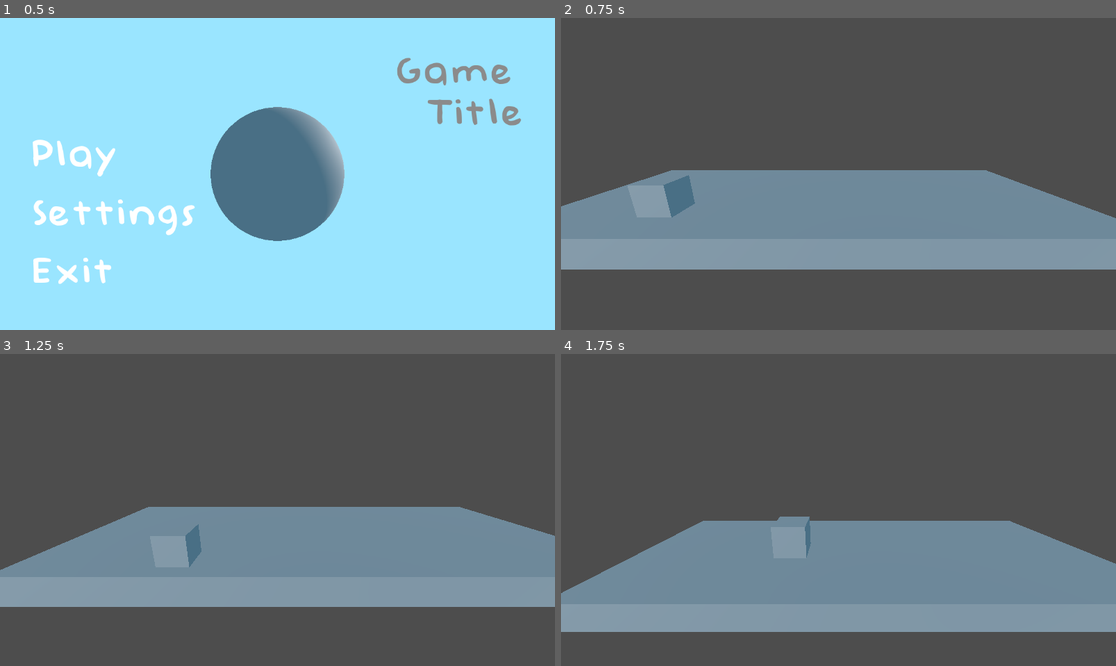
Above: before the commit, frames 1-4 (two rows, left to right).
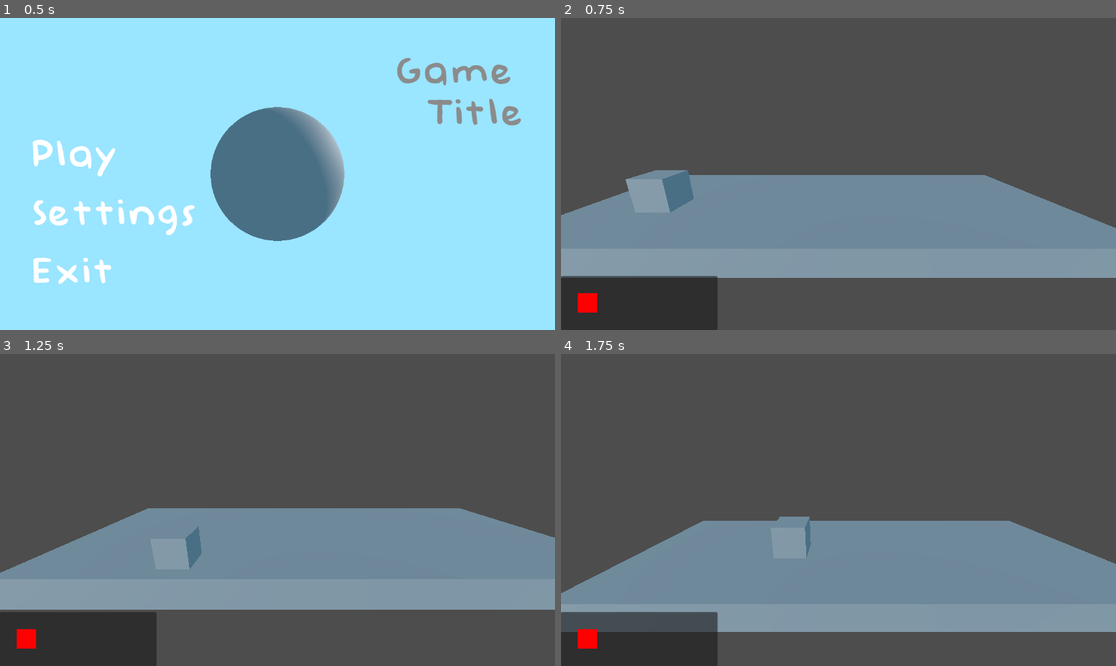
Above: after the commit, the same moments.

Repository: Nof-va/13dt1-nofo
Game: Godot game, scene res://Scenes/menu.tscn
Same seed, same stepped clock (60 frames per second), same inputs: the game is played once before the commit and once after it.
Inputs:
- Up to frame 1 (0.5 s): no input
- Up to frame 2 (0.75 s): click "Settings" at 0.5 s
- Up to frame 3 (1.25 s): no input
- Up to frame 4 (1.75 s): tap Enter (ui_accept) at 1.25, 1.52 s; hold D (move_right) from 1.28 s (still down); tap W (move_away) at 1.35 s

Frame 1 is identical in both runs. In frame 2, 9.2% of the frame differs, in the area x 0-100%, y 48-100%; in frame 3, 6.3%; in frame 4, 4.9%.
Error before the commit: Parse Error: Could not find type "Scene" in the current scope. (res://Scenes/gameplay.gd:3)

Commit message:
Hud and player death

Diff:
--- a/13dt1-as91907-project/Scenes/gameplay.gd
+++ /dev/null
@@ -1,17 +0,0 @@
-extends Node3D
-
-@export var player: Scene
-
-# Called when the node enters the scene tree for the first time.
-func _ready() -> void:
-	pass # Replace with function body.
-
-
-# Called every frame. 'delta' is the elapsed time since the previous frame.
-func _process(delta: float) -> void:
-
-	if player.position < 0:
-		Countlives.lives -1
-
-	if Countlives.lives -1:
-		get_tree().reload_current_scene()
--- a/13dt1-as91907-project/Scenes/gameplay.tscn
+++ b/13dt1-as91907-project/Scenes/gameplay.tscn
@@ -1,18 +1,21 @@
-[gd_scene load_steps=5 format=3 uid="uid://3t18mjro8ddi"]
+[gd_scene load_steps=6 format=3 uid="uid://3t18mjro8ddi"]
 
 [ext_resource type="PackedScene" uid="uid://qyvxj6m7bb1f" path="res://Scenes/playerbody.tscn" id="1_1bkrg"]
-[ext_resource type="Script" path="res://Scenes/gameplay.gd" id="1_ofcps"]
+[ext_resource type="Script" path="res://Scripts/gameplay.gd" id="1_ofcps"]
 
 [sub_resource type="BoxMesh" id="BoxMesh_l6dbt"]
 
 [sub_resource type="BoxShape3D" id="BoxShape3D_73yyx"]
 size = Vector3(19.3193, 1, 7.2934)
 
+[sub_resource type="BoxShape3D" id="BoxShape3D_1pbxc"]
+size = Vector3(44.0242, 2.41455, 35.9233)
+
 [node name="Node3D" type="Node3D"]
 script = ExtResource("1_ofcps")
 
 [node name="Node3D2" parent="." instance=ExtResource("1_1bkrg")]
-transform = Transform3D(1, 0, 0, 0, 1, 0, 0, 0, 1, -4.74864, 1.49905, 0)
+transform = Transform3D(1, 0, 0, 0, 1, 0, 0, 0, 1, -4.74864, 1.97683, 0)
 
 [node name="StaticBody3D" type="StaticBody3D" parent="."]
 transform = Transform3D(1, 0, 0, 0, 1, 0, 0, 0, 1, 0, 0, -2.67251)
@@ -28,3 +31,12 @@
 
 [node name="DirectionalLight3D" type="DirectionalLight3D" parent="."]
 transform = Transform3D(0.536563, 0.25173, -0.805439, 1.12812e-08, 0.95447, 0.298308, 0.84386, -0.160061, 0.512133, -7.45239, 7.95387, 12.1655)
+
+[node name="Area3D" type="Area3D" parent="."]
+transform = Transform3D(1, 0, 0, 0, 1, 0, 0, 0, 1, 0, -2.96975, 0)
+
+[node name="CollisionShape3D" type="CollisionShape3D" parent="Area3D"]
+transform = Transform3D(1, 0, 0, 0, 1, 0, 0, 0, 1, 3.48, 0.6, -0.598)
+shape = SubResource("BoxShape3D_1pbxc")
+
+[connection signal="body_entered" from="Area3D" to="Node3D2" method="_on_area_3d_body_entered"]
--- a/13dt1-as91907-project/Scenes/hud_hearts.tscn
+++ b/13dt1-as91907-project/Scenes/hud_hearts.tscn
@@ -1,48 +1,25 @@
-[gd_scene load_steps=2 format=3 uid="uid://cxh13coc00suo"]
+[gd_scene format=3 uid="uid://cxh13coc00suo"]
 
-[ext_resource type="Script" path="res://Scripts/hud_hearts.gd" id="1_8qrrh"]
+[node name="CanvasLayer" type="CanvasLayer"]
 
-[node name="Control" type="Control"]
-layout_mode = 3
-anchors_preset = 15
-anchor_right = 1.0
-anchor_bottom = 1.0
-grow_horizontal = 2
-grow_vertical = 2
-script = ExtResource("1_8qrrh")
-
-[node name="ColorRect" type="ColorRect" parent="."]
-layout_mode = 1
+[node name="Panel" type="Panel" parent="."]
 anchors_preset = 2
 anchor_top = 1.0
 anchor_bottom = 1.0
-offset_left = 57.0
-offset_top = -80.0
-offset_right = 97.0
-offset_bottom = -40.0
+offset_top = -112.0
+offset_right = 325.0
 grow_vertical = 0
+
+[node name="ColorRect" type="ColorRect" parent="."]
+anchors_preset = 8
+anchor_left = 0.5
+anchor_top = 0.5
+anchor_right = 0.5
+anchor_bottom = 0.5
+offset_left = -541.0
+offset_top = 248.0
+offset_right = -501.0
+offset_bottom = 288.0
+grow_horizontal = 2
+grow_vertical = 2
 color = Color(1, 0, 0, 1)
-
-[node name="ColorRect2" type="ColorRect" parent="."]
-layout_mode = 1
-anchors_preset = 2
-anchor_top = 1.0
-anchor_bottom = 1.0
-offset_left = 114.0
-offset_top = -80.0
-offset_right = 154.0
-offset_bottom = -40.0
-grow_vertical = 0
-color = Color(1, 0, 0, 1)
-
-[node name="ColorRect3" type="ColorRect" parent="."]
-layout_mode = 1
-anchors_preset = 2
-anchor_top = 1.0
-anchor_bottom = 1.0
-offset_left = 171.0
-offset_top = -80.0
-offset_right = 211.0
-offset_bottom = -40.0
-grow_vertical = 0
-color = Color(1, 0, 0, 1)
--- a/13dt1-as91907-project/Scenes/main_menu_background.tscn
+++ b/13dt1-as91907-project/Scenes/main_menu_background.tscn
@@ -1,19 +1,6 @@
 [gd_scene load_steps=6 format=3 uid="uid://ytmbd0mmgf1v"]
 
 [sub_resource type="GDScript" id="GDScript_gl4i6"]
-script/source = "extends Node3D
-
-@export var bg_anim: Node
-
-# Called when the node enters the scene tree for the first time.
-func _ready() -> void:
-	bg_anim.play(\"orbit-loop\") # Replace with function body.
-
-
-# Called every frame. 'delta' is the elapsed time since the previous frame.
-func _process(delta: float) -> void:
-	pass
-"
 
 [sub_resource type="SphereMesh" id="SphereMesh_vsxmx"]
 
@@ -56,9 +43,8 @@
 "orbit-loop": SubResource("Animation_85v7j")
 }
 
-[node name="Node3D" type="Node3D" node_paths=PackedStringArray("bg_anim")]
+[node name="Node3D" type="Node3D"]
 script = SubResource("GDScript_gl4i6")
-bg_anim = NodePath("DirectionalLight3D/AnimationPlayer")
 
 [node name="MeshInstance3D" type="MeshInstance3D" parent="."]
 transform = Transform3D(1, 0, 0, 0, 1, 0, 0, 0, 1, 0, 0, -1.60007)
--- a/13dt1-as91907-project/Scenes/playerbody.tscn
+++ b/13dt1-as91907-project/Scenes/playerbody.tscn
@@ -1,6 +1,7 @@
-[gd_scene load_steps=4 format=3 uid="uid://qyvxj6m7bb1f"]
+[gd_scene load_steps=5 format=3 uid="uid://qyvxj6m7bb1f"]
 
 [ext_resource type="Script" path="res://Scripts/playerbody.gd" id="1_qyis3"]
+[ext_resource type="PackedScene" uid="uid://cxh13coc00suo" path="res://Scenes/hud_hearts.tscn" id="2_31u11"]
 
 [sub_resource type="BoxMesh" id="BoxMesh_dd1i8"]
 
@@ -8,6 +9,8 @@
 
 [node name="Node3D" type="CharacterBody3D"]
 script = ExtResource("1_qyis3")
+
+[node name="Control" parent="." instance=ExtResource("2_31u11")]
 
 [node name="MeshInstance3D" type="MeshInstance3D" parent="."]
 mesh = SubResource("BoxMesh_dd1i8")
--- a/13dt1-as91907-project/Scripts/exitbtn.gd
+++ b/13dt1-as91907-project/Scripts/exitbtn.gd
@@ -6,9 +6,7 @@
 	pass # Replace with function body.
 
 
-# Called every frame. 'delta' is the elapsed time since the previous frame.
-func _process(delta: float) -> void:
-	pass
+# Called every frame. 'delta' is the elapsed time since the previous frame
 
 
 #Called when button is pressed
--- /dev/null
+++ b/13dt1-as91907-project/Scripts/gameplay.gd
@@ -0,0 +1,7 @@
+extends Node3D
+
+@export var player: Node3D
+
+# Called when the node enters the scene tree for the first time.
+func _ready() -> void:
+	pass # Replace with function body.
--- a/13dt1-as91907-project/Scripts/hud_hearts.gd
+++ /dev/null
@@ -1,16 +0,0 @@
-extends Control
-
-
-# Called when the node enters the scene tree for the first time.
-func _ready() -> void:
-	Countlives.lives=3
-
-
-# Called every frame. 'delta' is the elapsed time since the previous frame.
-func _process(delta: float) -> void:
-	if Countlives.lives == 2:
-		$ColorRect3.hide()
-	if Countlives.lives == 1:
-		$ColorRect2.hide()
-	if Countlives.lives == 0:
-		get_tree().reload_current_scene()
--- a/13dt1-as91907-project/Scripts/playerbody.gd
+++ b/13dt1-as91907-project/Scripts/playerbody.gd
@@ -31,3 +31,14 @@
 	#Camera controller follow player_body position but not on z axis
 	$controller.position.x = lerp($controller.position.x, position.x, 0.05)
 	$controller.position.y = lerp($controller.position.y, position.y, 0.1)
+
+
+func _on_area_3d_body_entered(_body: Node3D) -> void:
+	if Countlives.lives >= 0:
+		Countlives.lives -= 1
+		get_tree().call_deferred("reload_current_scene")
+	if Countlives.lives < 0:
+		get_tree().change_scene_to_file("res://Scenes/menu.tscn")
+		Countlives.lives = 3
+
+	print(Countlives.lives)
--- a/13dt1-as91907-project/Scripts/settingsbtn.gd
+++ b/13dt1-as91907-project/Scripts/settingsbtn.gd
@@ -7,8 +7,6 @@
 
 
 # Called every frame. 'delta' is the elapsed time since the previous frame.
-func _process(delta: float) -> void:
-	pass
 
 
 
--- a/13dt1-as91907-project/Scripts/startbtn.gd
+++ b/13dt1-as91907-project/Scripts/startbtn.gd
@@ -6,10 +6,6 @@
 	pass # Replace with function body.
 
 
-# Called every frame. 'delta' is the elapsed time since the previous frame.
-func _process(delta: float) -> void:
-	pass
-
 
 #Called when button is pressed
 func _on_pressed() -> void:
Not shown, added: 13dt1-as91907-project/.DS_Store
Not shown, added: 13dt1-as91907-project/Fonts/.DS_Store
